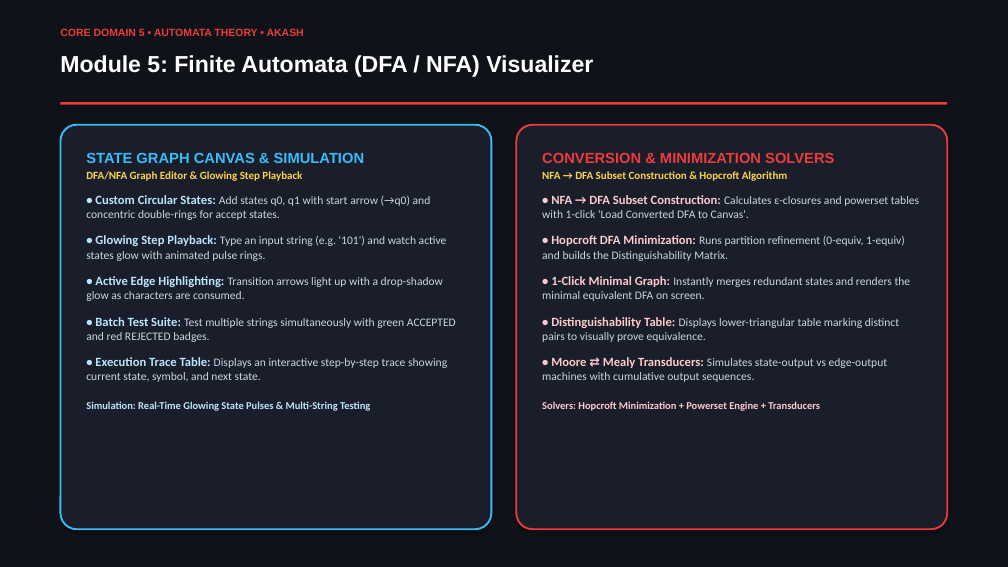
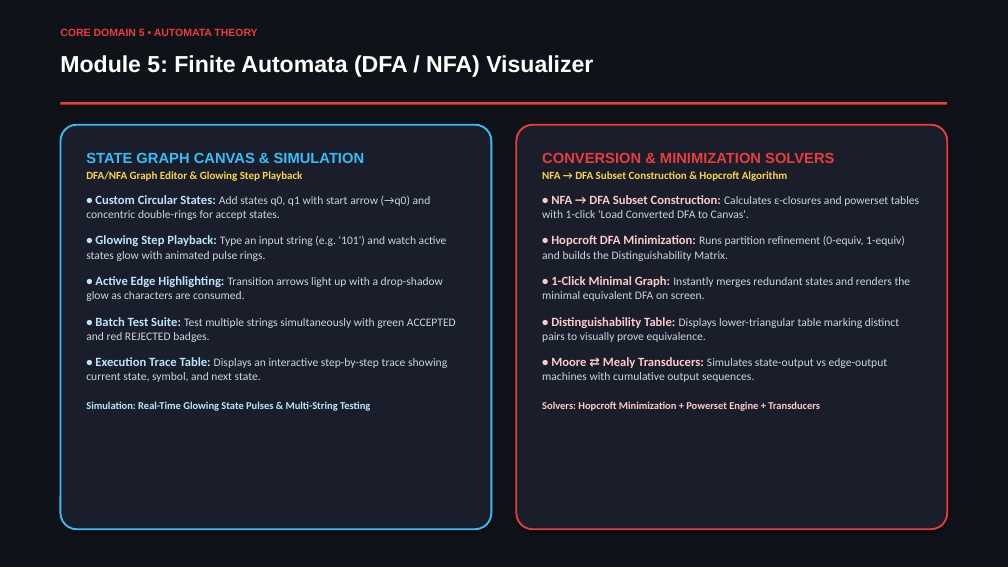
Before and after one commit to akash20065ray-sys/Logic_verse, a slide deck: slide 9 of LogicVerse_Presentation_Without_Names.pptx. Drawn at 1008x567 pixels with LibreOffice and Linux fonts; fonts in the diff are those of the drawing. Boxes give left, top, right and bottom in pixels: in the first picture for what was removed or moved away, otherwise in the second. Text is boxed around its words. In the diff, an @@ line names an element or a change of style, - is before the commit and + after.

```diff
--- a/LogicVerse_Presentation_Without_Names.pptx
+++ b/LogicVerse_Presentation_Without_Names.pptx
@@ text at [60, 28, 257, 36]: text changed @@
-CORE DOMAIN 5 • AUTOMATA THEORY • AKASH
+CORE DOMAIN 5 • AUTOMATA THEORY
```
Also in this commit, not shown: 7 other slides changed, 4 other files.
